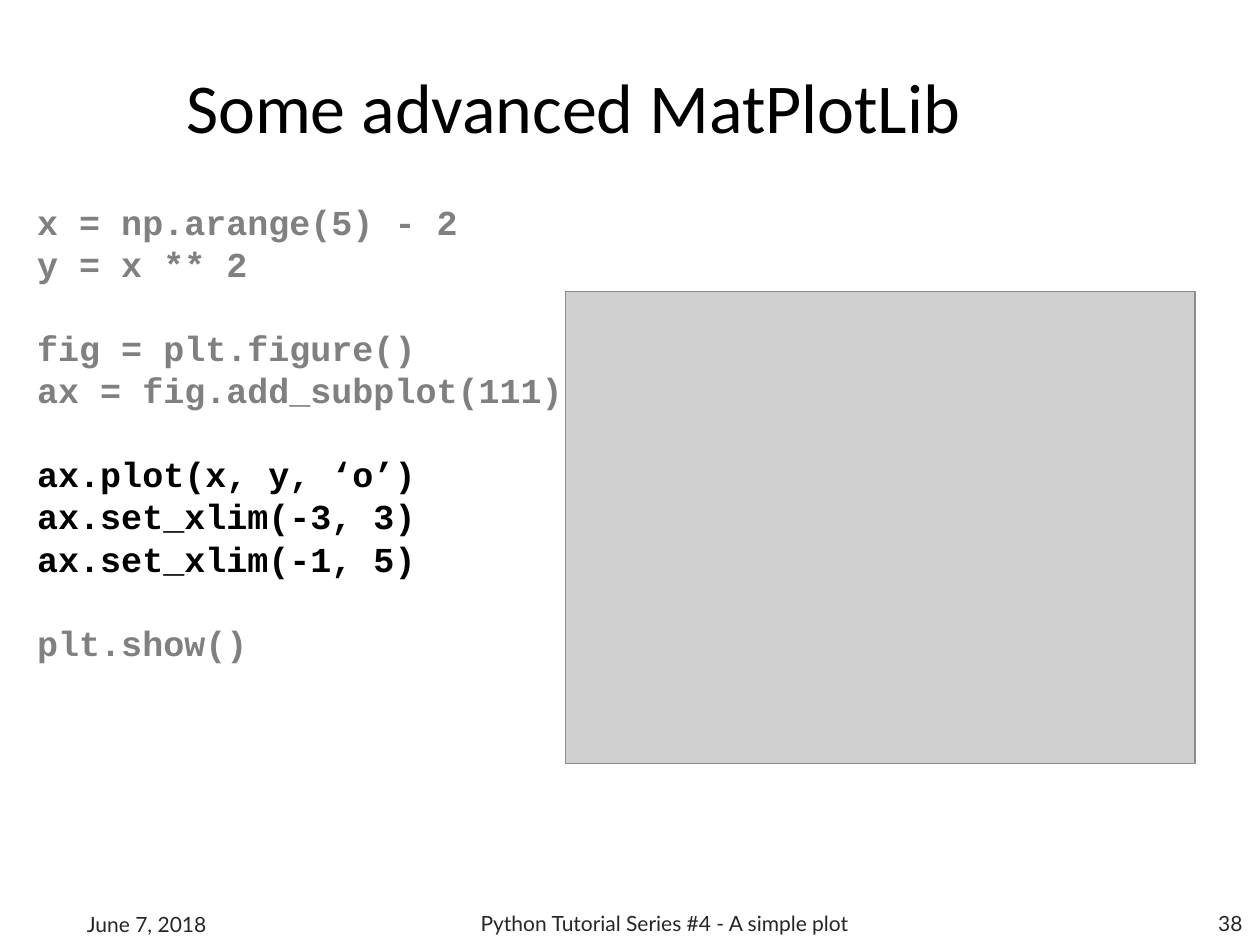
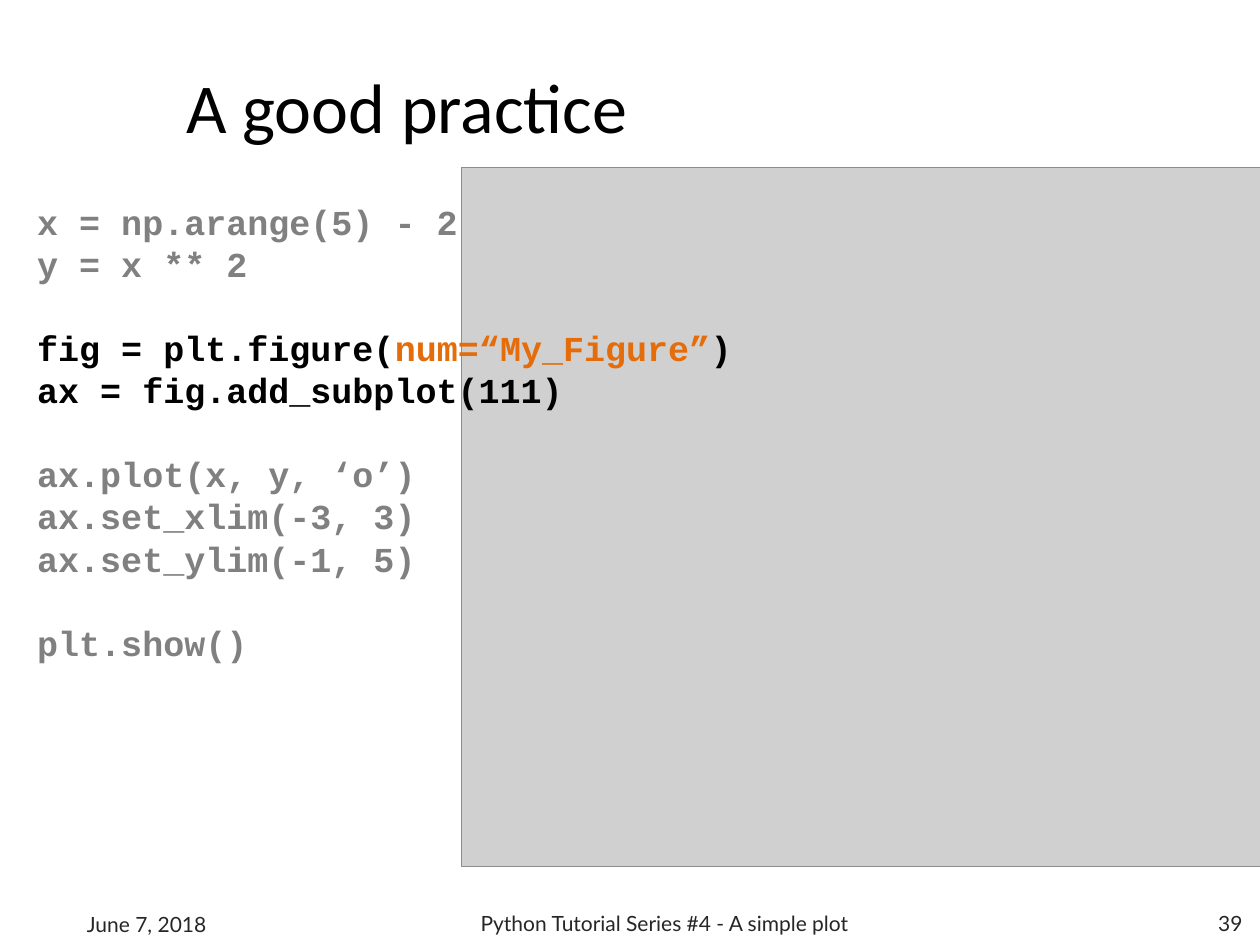
Before and after one commit to b1quint/Python-Tutorial-Series, a slide deck: slide 39 of Presentations/Python Tutorial Series 4 - A simple plot.pptx (slide 38 before the commit). Drawn at 1260x945 pixels with LibreOffice and Linux fonts; fonts in the diff are those of the drawing; grey boxes stand for pictures; background and template pictures are left out. Boxes give left, top, right and bottom in pixels: in the first picture for what was removed or moved away, otherwise in the second. Text is boxed around its words. In the diff, an @@ line names an element or a change of style, - is before the commit and + after.

```diff
--- a/Presentations/Python Tutorial Series 4 - A simple plot.pptx
+++ b/Presentations/Python Tutorial Series 4 - A simple plot.pptx
@@ title at [186,84,627,145]: text changed @@
-Some advanced MatPlotLib
+A good practice
@@ picture: place and size @@
-picture at [566,291,1196,764]
+picture at [461,168,1260,867]
@@ text at [37,337,731,372]: text changed; text colour #808080 to #000000 @@
-fig = plt.figure()
+fig = plt.figure(num=“My_Figure”)
@@ text at [37,379,562,536]: text colour #808080 to #000000 in "ax = fig.add_subplot(111)"; text colour #000000 to #808080 in "ax.plot(x, y, ‘o’)", "ax.set_xlim(-3, 3)" @@
@@ text at [37,547,415,579]: text changed; text colour #000000 to #808080 @@
-ax.set_xlim(-1, 5)
+ax.set_ylim(-1, 5)
@@ page number at [1218,916,1242,931]: text changed @@
-38
+39
```
Also in this commit, not shown: 25 other slides changed, 8 slides added, 12 other files.
